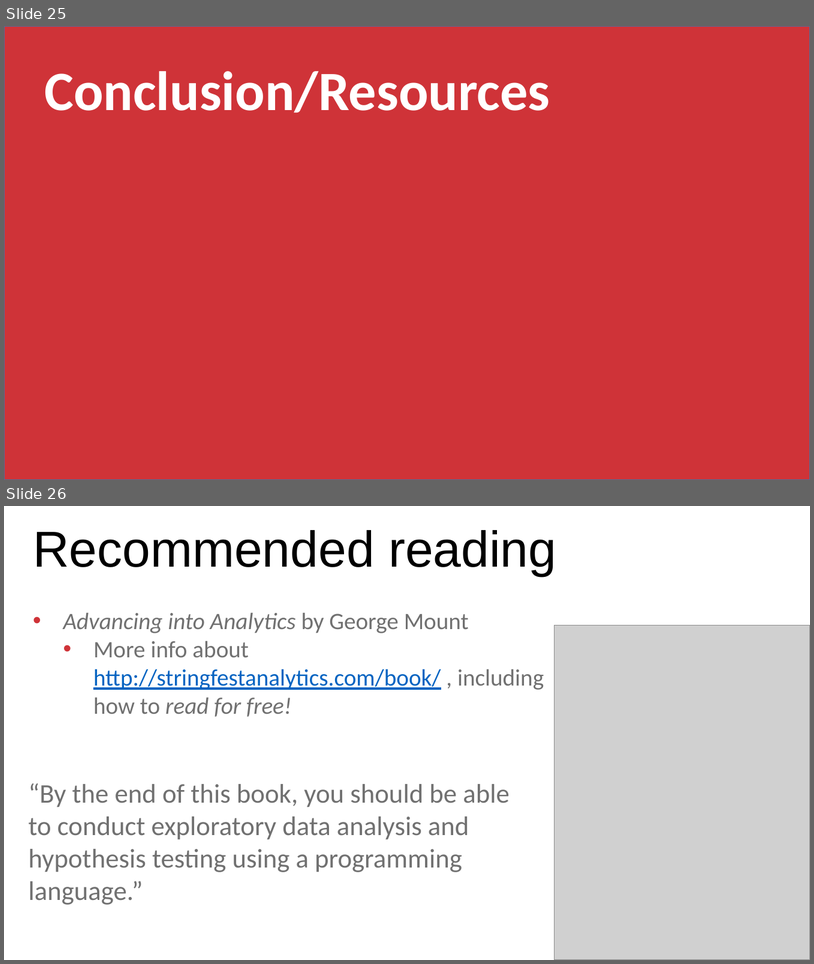
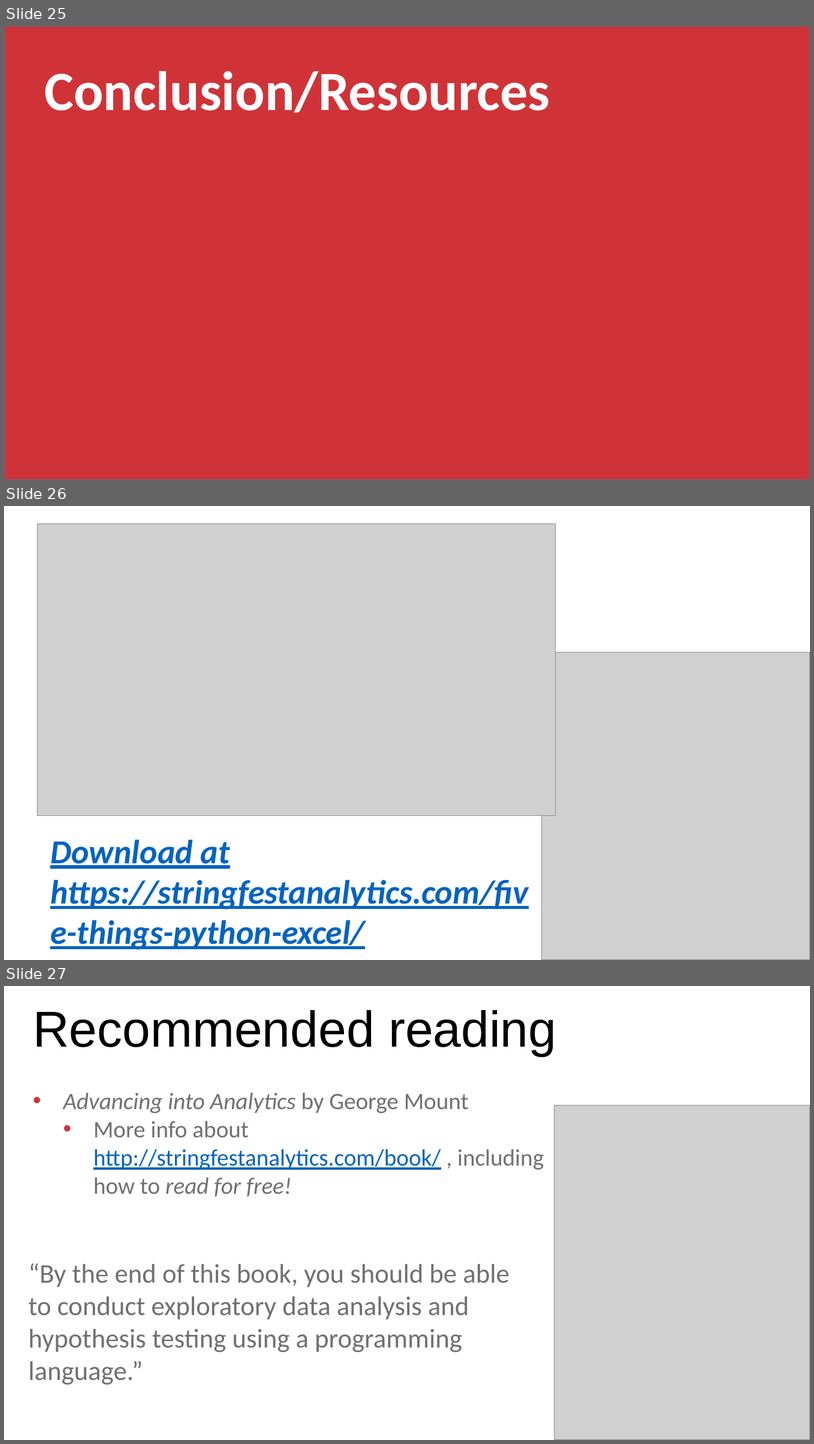
Before and after one commit to stringfestdata/ms-excel-toronto-python, a slide deck: toronto-five-things-excel-python.pptx. Shown one above the other, each under a label of ours: slides 25 and 26 before the commit, slides 25, 26 and 27 after it. The pictures are 814x964 and 814x1444 pixels, drawn with LibreOffice and Linux fonts; fonts in the diff are those of the drawing; grey boxes stand for pictures. Boxes give left, top, right and bottom in pixels: in the first picture for what was removed or moved away, otherwise in the second. Text is boxed around its words. In the diff, an @@ line names an element or a change of style, - is before the commit and + after.

```diff
--- a/toronto-five-things-excel-python.pptx
+++ b/toronto-five-things-excel-python.pptx
@@ slide 26 added at bbox=[4, 506, 810, 960], background #FFFFFF @@
@@ picture added at bbox=[37, 523, 556, 815] @@
@@ picture added at bbox=[542, 652, 810, 960] @@
@@ text added at bbox=[50, 839, 528, 949], 40 pt, text #0563C1, bold, italic, underline @@
+Download at https://stringfestanalytics.com/five-things-python-excel/
@@ what was slide 26 is now slide 27 @@
```
Also in this commit, not shown: 1 slide changed.
